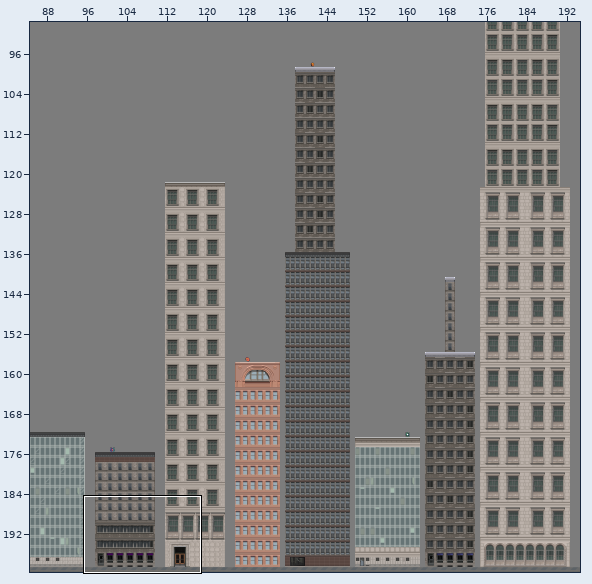
Tiled map (JSON) -- City.tmj. The first picture is a wide view before the edit; the outline marks the close-up.
Close-up. First the earlier version:
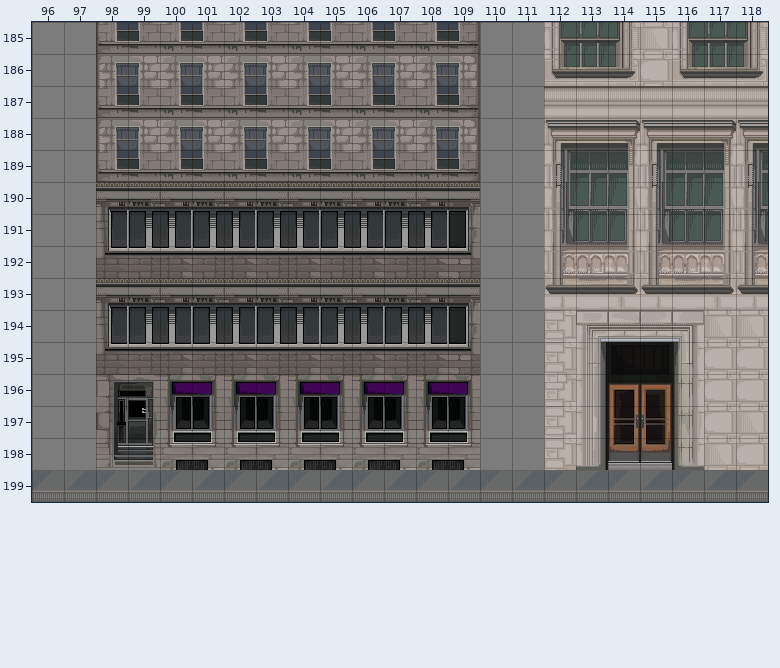
Cells are 32x32 px. Shown: x 96..118, y 185..199. The commit also changed other parts of the map, which this record leaves out.
And afterwards:
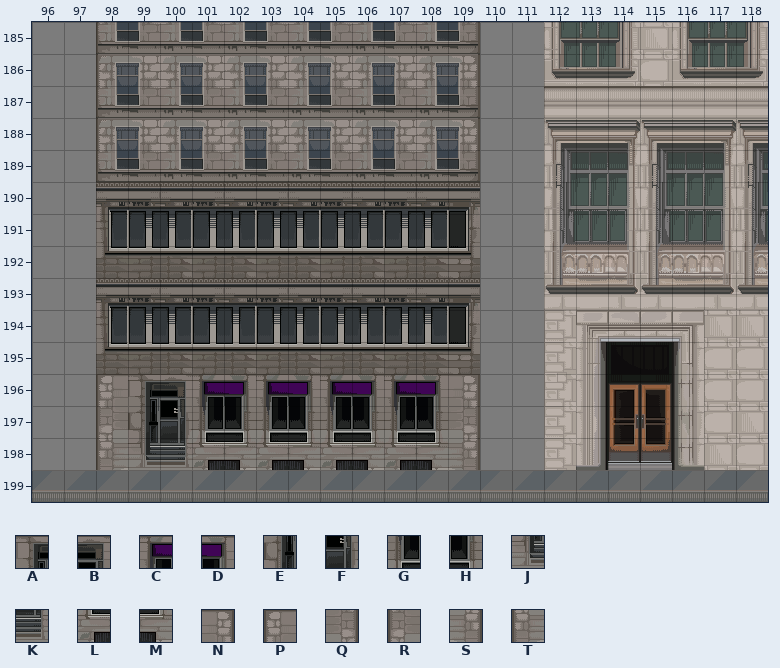
Key: from "CityTilesMain2": A 336, B 337, C 338, D 339, E 352, F 353, G 354, H 355, J 368, K 369, L 370, M 371, N 440, P 441, Q 456, R 457, S 472, T 473.
_ is an empty cell.
The exact change:
Layer "City Overlay":
The edit adds tile A in row 196 at x 99.
The edit adds tile B in row 196 at x 100.
The edit adds tile C in row 196 at x 101, 103, 105 and 107.
The edit adds tile D in row 196 at x 102, 104, 106 and 108.
The edit adds tile E in row 197 at x 99.
The edit adds tile F in row 197 at x 100.
The edit adds tile G in row 197 at x 101, 103, 105 and 107.
The edit adds tile H in row 197 at x 102, 104, 106 and 108.
The edit adds tile J in row 198 at x 99.
The edit adds tile K in row 198 at x 100.
The edit adds tile L in row 198 at x 101, 103, 105 and 107.
The edit adds tile M in row 198 at x 102, 104, 106 and 108.
The edit adds tile N in row 196 at x 109.
The edit adds tile P in row 196 at x 98.
The edit adds tile Q in row 197 at x 109.
The edit adds tile R in row 197 at x 98.
The edit adds tile S in row 198 at x 109.
The edit adds tile T in row 198 at x 98.
Pixel boxes of the changes (left, top, right, bottom) in both close-ups:
added: (96, 375, 480, 470)
